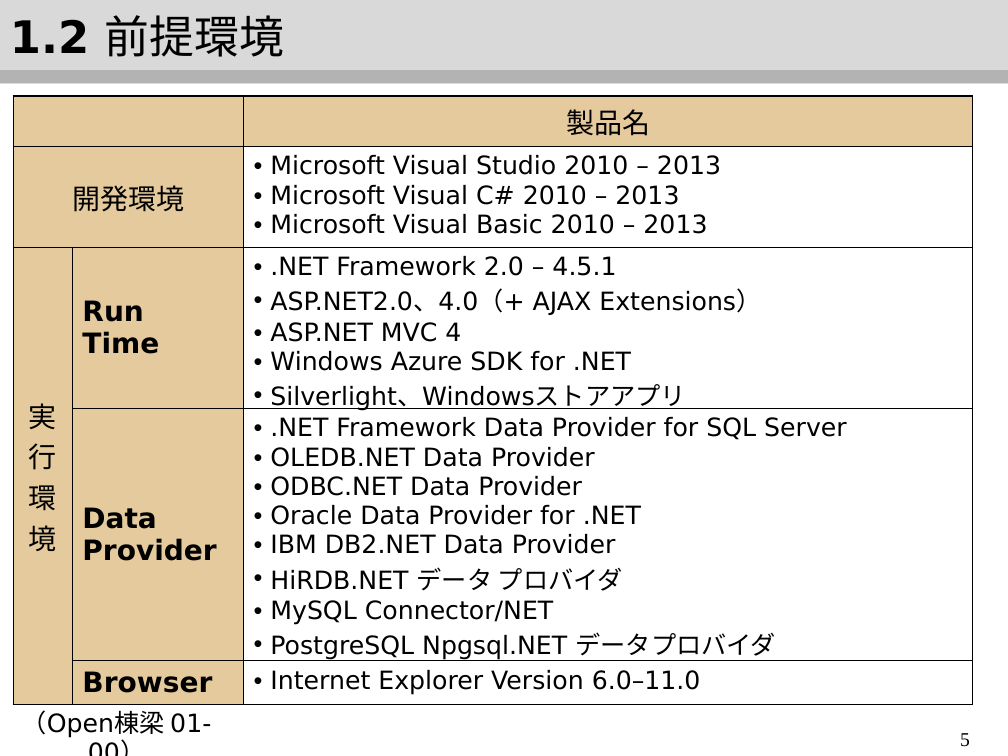
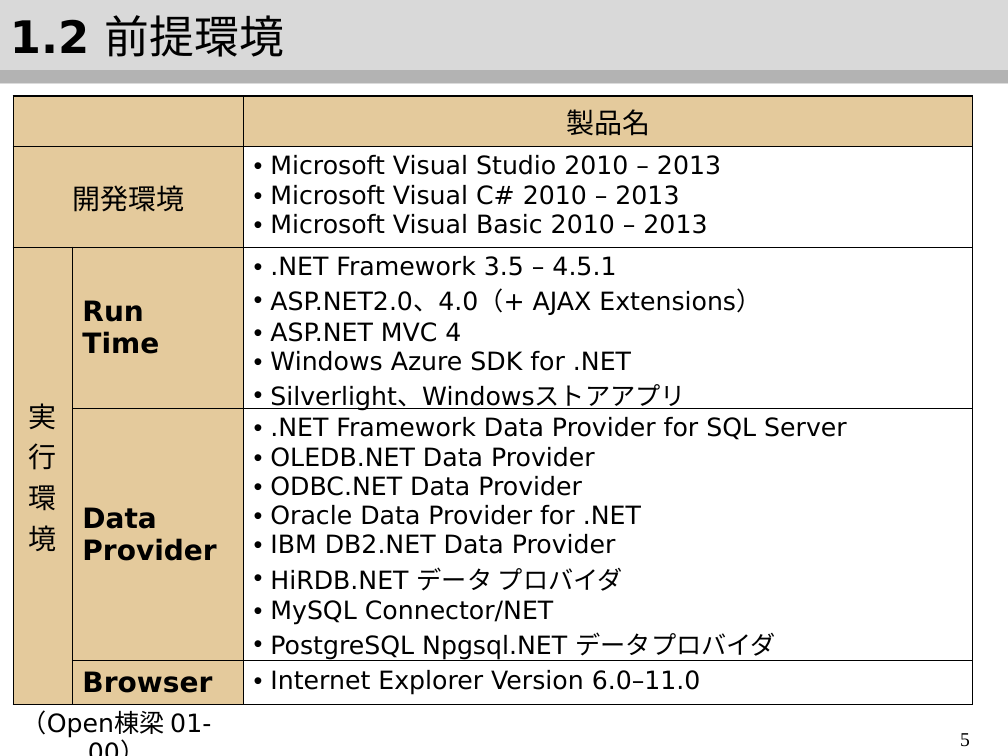
Before and after one commit to OpenTouryoProject/OpenTouryoDocuments, a slide deck: slide 6 of Introduction.pptx. Drawn at 1008x756 pixels with LibreOffice and Linux fonts; fonts in the diff are those of the drawing. Boxes give left, top, right and bottom in pixels: in the first picture for what was removed or moved away, otherwise in the second. Text is boxed around its words. In the diff, an @@ line names an element or a change of style, - is before the commit and + after.

```diff
--- a/Introduction.pptx
+++ b/Introduction.pptx
@@ table at (13, 96, 973, 704) @@
-row 3, column 3: .NET Framework 2.0 – 4.5.1 / ASP.NET2.0、4.0（+ AJAX Extensions） / ASP.NET MVC 4 / Windows Azure SDK for .NET / Silverlight、Windowsストアアプリ
+row 3, column 3: .NET Framework 3.5 – 4.5.1 / ASP.NET2.0、4.0（+ AJAX Extensions） / ASP.NET MVC 4 / Windows Azure SDK for .NET / Silverlight、Windowsストアアプリ
```
Also in this commit, not shown: 1 other slide changed, 3 other files.
